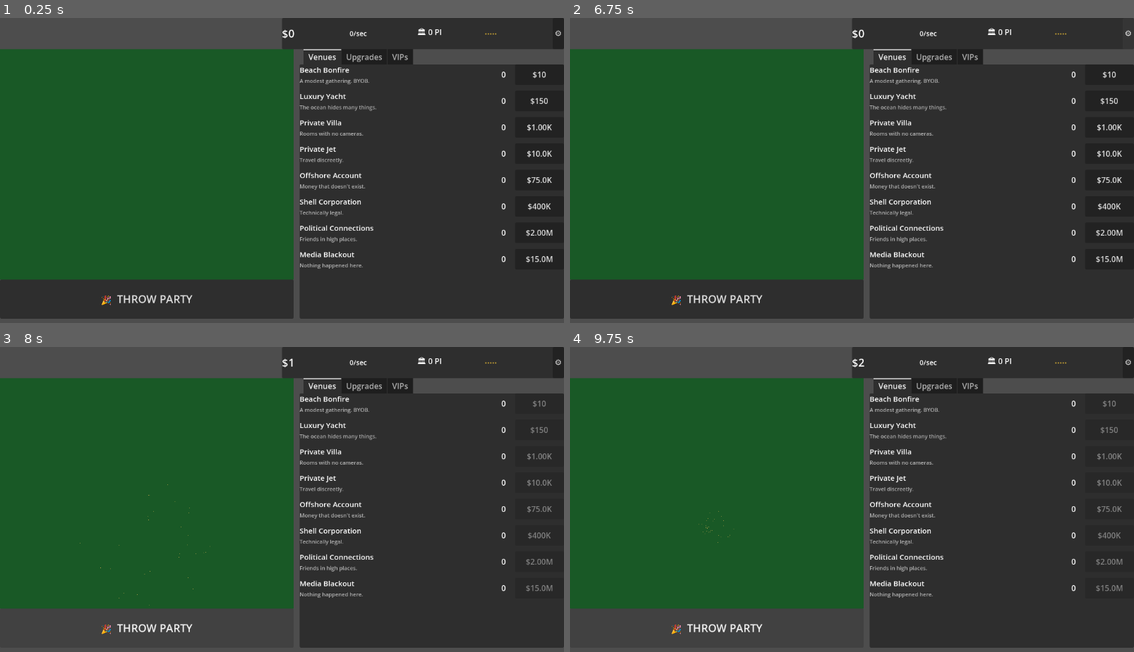
Above: before the commit, frames 1-4 (two rows, left to right).
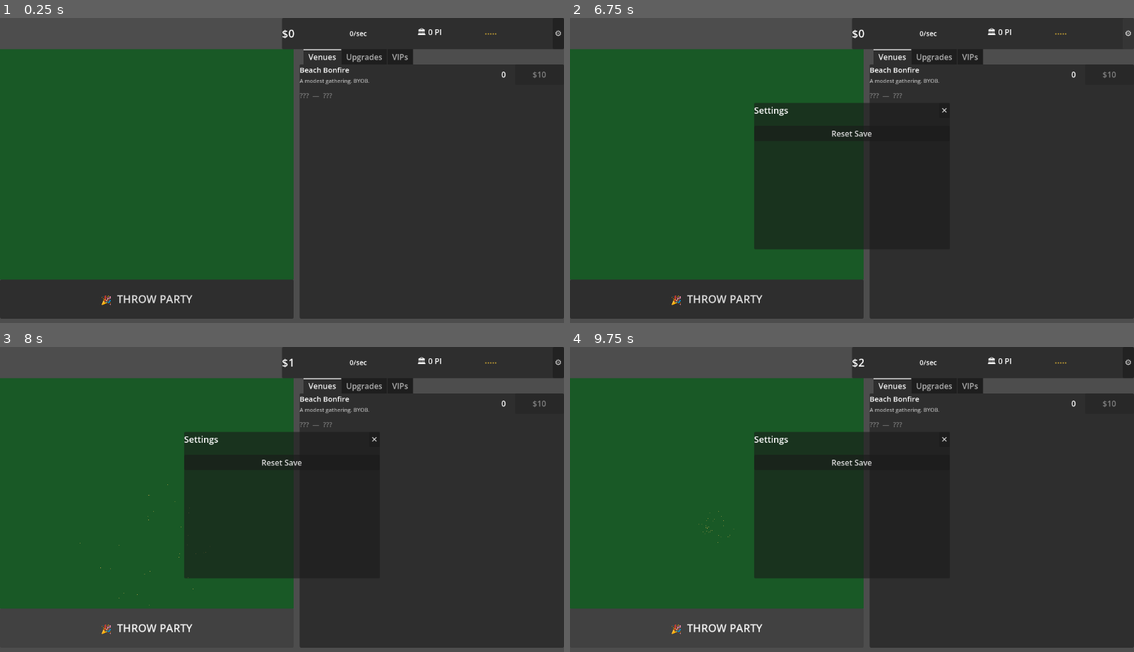
Above: after the commit, the same moments.

Repository: jhughesofficial/island-game
Game: Godot game, scene res://scenes/Main.tscn
Two runs of this game, one before a commit and one after it. Both use one fixed random seed, a clock stepped at 60 frames per second and the inputs below.
Inputs (mouse positions are in pixels of both pictures, inside the frame that each line leads up to):
- Up to frame 1 (0.25 s): no input
- Up to frame 2 (6.75 s): click (1111, 75) at 0.5 s, where only the run before the commit has a clickable "$10"; click (1111, 100) at 1.25 s, where only the run before the commit has a clickable "$150"; click (1111, 127) at 2 s, where only the run before the commit has a clickable "$1.00K"; click (1111, 152) at 2.75 s, where only the run before the commit has a clickable "$10.0K"; click (1111, 179) at 3.5 s, where only the run before the commit has a clickable "$75.0K"; click (1111, 207) at 4.25 s, where only the run before the commit has a clickable "$400K"; click (1111, 231) at 5 s, where only the run before the commit has a clickable "$2.00M"; click (1111, 258) at 5.75 s, where only the run before the commit has a clickable "$15.0M"; click "⚙" at 6.5 s
- Up to frame 3 (8 s): click "🎉 THROW PARTY" at 7.25 s
- Up to frame 4 (9.75 s): click (942, 438) at 8 s, where only the run after the commit has a clickable "✕"; click "⚙" at 8.75 s; click "🎉 THROW PARTY" at 9.5 s

The runs differ from the first frame. In frame 1, 1.7% of the frame differs, in the area x 53-98%, y 17-83%; in frame 2, 12%, in the area x 32-98%, y 17-83%; in frame 3, 11%; in frame 4, 11%.

Commit message:
fix: progressive reveal (??? rows), settings button, reset clears island sprites, game_reset signal, debug retire buttons

Diff:
--- a/scenes/components/DebugPanel.tscn
+++ b/scenes/components/DebugPanel.tscn
@@ -37,3 +37,11 @@
 
 [node name="AddPI" type="Button" parent="VBoxContainer"]
 text = "+500 PI"
+
+[node name="Sep2" type="HSeparator" parent="VBoxContainer"]
+
+[node name="TestRetire" type="Button" parent="VBoxContainer"]
+text = "Test: Retire Win"
+
+[node name="TestSuicide" type="Button" parent="VBoxContainer"]
+text = "Test: Suicide End"
--- a/scripts/autoloads/GameState.gd
+++ b/scripts/autoloads/GameState.gd
@@ -23,6 +23,7 @@
 signal upgrade_purchased(upgrade_id: String)
 signal vip_recruited(vip_id: String)
 signal game_over_triggered(ending: String)  # "arrested"
+signal game_reset()
 
 # ── Cached Rates (rebuilt on state change) ──────────────────────
 var _income_per_second: float = 0.0
@@ -284,7 +285,9 @@
 	upgrades_purchased = {}
 	vips_recruited = {}
 	_rebuild_rates()
-	money_changed.emit(money)
+	game_reset.emit()
+	money_changed.emit(money)
+	lifetime_money_changed.emit(lifetime_money)
 	heat_changed.emit(heat)
 	pi_changed.emit(political_influence)
 	if FileAccess.file_exists(SAVE_PATH):
--- a/scripts/components/debug_panel.gd
+++ b/scripts/components/debug_panel.gd
@@ -15,6 +15,8 @@
 	$VBoxContainer/MaxHeat.pressed.connect(_on_max_heat)
 	$VBoxContainer/ResetHeat.pressed.connect(_on_reset_heat)
 	$VBoxContainer/AddPI.pressed.connect(_on_add_pi)
+	$VBoxContainer/TestRetire.pressed.connect(_on_test_retire)
+	$VBoxContainer/TestSuicide.pressed.connect(_on_test_suicide)
 
 func _unhandled_input(event: InputEvent) -> void:
 	if event is InputEventKey and event.pressed and not event.echo:
@@ -47,3 +49,9 @@
 func _on_add_pi() -> void:
 	GameState.political_influence += 500
 	GameState.pi_changed.emit(GameState.political_influence)
+
+func _on_test_retire() -> void:
+	GameState.game_over_triggered.emit("retired")
+
+func _on_test_suicide() -> void:
+	GameState.game_over_triggered.emit("suicide")
--- a/scripts/components/island_map.gd
+++ b/scripts/components/island_map.gd
@@ -31,10 +31,20 @@
 
 func _ready() -> void:
 	GameState.venue_count_changed.connect(_on_venue_count_changed)
+	GameState.game_reset.connect(_sync_from_state)
 	throw_btn.pressed.connect(_on_throw_party)
+	_sync_from_state()
+
+func _sync_from_state() -> void:
+	# Clear existing sprites
+	for node in _venue_nodes.values():
+		node.queue_free()
+	_venue_nodes.clear()
+	# Re-add from current state
 	for venue_id in GameState.venue_counts:
 		if GameState.venue_counts[venue_id] > 0:
 			_show_venue(venue_id)
+
 
 func _on_venue_count_changed(venue_id: String, count: int) -> void:
 	if count == 1:
--- a/scripts/components/status_bar.gd
+++ b/scripts/components/status_bar.gd
@@ -10,6 +10,7 @@
 	GameState.money_changed.connect(_on_money_changed)
 	GameState.pi_changed.connect(_on_pi_changed)
 	GameState.heat_changed.connect(_on_heat_changed)
+	settings_btn.pressed.connect(_on_settings_btn_pressed)
 	_refresh_all()
 
 func _refresh_all() -> void:
--- a/scripts/components/upgrade_panel.gd
+++ b/scripts/components/upgrade_panel.gd
@@ -7,16 +7,23 @@
 	_data_node = load("res://scripts/data/UpgradeData.gd").new()
 	GameState.lifetime_money_changed.connect(_on_lifetime_changed)
 	GameState.upgrade_purchased.connect(_on_upgrade_purchased)
+	GameState.money_changed.connect(_on_money_changed)
 	_refresh_list()
 
 func _refresh_list() -> void:
 	for child in list.get_children():
 		child.queue_free()
-	for upg in _data_node.UPGRADES:
-		if not GameState.upgrade_is_available(upg.id):
-			continue
-		var row := _make_row(upg)
-		list.add_child(row)
+
+	var upgrades: Array = _data_node.UPGRADES
+	var shown_locked := false
+	for upg in upgrades:
+		if upgrades_purchased.get(upg.id, false):
+			continue  # already bought, skip
+		if GameState.upgrade_is_available(upg.id):
+			list.add_child(_make_row(upg))
+		elif not shown_locked:
+			list.add_child(_make_mystery_row())
+			shown_locked = true
 
 func _make_row(upg: Dictionary) -> HBoxContainer:
 	var row := HBoxContainer.new()
@@ -36,11 +43,23 @@
 	row.add_child(info)
 
 	var btn := Button.new()
+	btn.name = "BuyBtn"
 	btn.text = NumberFormatter.format(upg.cost)
 	btn.custom_minimum_size = Vector2(100, 0)
 	btn.disabled = GameState.money < upg.cost
 	btn.pressed.connect(_on_buy.bind(upg.id))
 	row.add_child(btn)
+	return row
+
+func _make_mystery_row() -> HBoxContainer:
+	var row := HBoxContainer.new()
+	row.name = "upg_mystery"
+	var lbl := Label.new()
+	lbl.text = "???  —  ???"
+	lbl.modulate = Color(0.5, 0.5, 0.5)
+	lbl.add_theme_font_size_override("font_size", 14)
+	lbl.size_flags_horizontal = Control.SIZE_EXPAND_FILL
+	row.add_child(lbl)
 	return row
 
 func _on_buy(upgrade_id: String) -> void:
@@ -51,3 +70,14 @@
 
 func _on_upgrade_purchased(_id: String) -> void:
 	_refresh_list()
+
+func _on_money_changed(money: float) -> void:
+	for upg in _data_node.UPGRADES:
+		var row = list.get_node_or_null("upg_" + upg.id)
+		if row == null:
+			continue
+		row.get_node("BuyBtn").disabled = money < upg.cost
+
+# Helper to check already purchased (mirrors GameState)
+var upgrades_purchased: Dictionary:
+	get: return GameState.upgrades_purchased
--- a/scripts/components/venue_panel.gd
+++ b/scripts/components/venue_panel.gd
@@ -8,11 +8,29 @@
 	_build_list()
 	GameState.money_changed.connect(_on_money_changed)
 	GameState.venue_count_changed.connect(_on_venue_changed)
+	GameState.game_reset.connect(_build_list)
 
 func _build_list() -> void:
-	for venue in _data_node.VENUES:
-		var row := _make_row(venue)
-		list.add_child(row)
+	for child in list.get_children():
+		child.queue_free()
+
+	var venues: Array = _data_node.VENUES
+	var last_owned_index: int = -1
+	for i in range(venues.size()):
+		if GameState.venue_counts.get(venues[i].id, 0) > 0:
+			last_owned_index = i
+
+	# Show owned + one next + one ??? placeholder
+	var show_up_to: int = last_owned_index + 1  # index of first unowned to show fully
+	var has_hidden: bool = show_up_to + 1 < venues.size()
+
+	for i in range(venues.size()):
+		var venue = venues[i]
+		if i <= show_up_to:
+			list.add_child(_make_row(venue))
+		elif i == show_up_to + 1 and has_hidden:
+			list.add_child(_make_mystery_row())
+			break  # only one ??? row
 
 func _make_row(venue: Dictionary) -> HBoxContainer:
 	var row := HBoxContainer.new()
@@ -22,57 +40,52 @@
 	var info := VBoxContainer.new()
 	info.name = "Info"
 	info.size_flags_horizontal = Control.SIZE_EXPAND_FILL
-
 	var name_lbl := Label.new()
 	name_lbl.name = "NameLabel"
 	name_lbl.text = venue.name
 	name_lbl.add_theme_font_size_override("font_size", 15)
 	info.add_child(name_lbl)
-
 	var sub_lbl := Label.new()
 	sub_lbl.name = "SubLabel"
 	sub_lbl.text = venue.flavor
 	sub_lbl.add_theme_font_size_override("font_size", 11)
 	sub_lbl.modulate = Color(0.7, 0.7, 0.7)
 	info.add_child(sub_lbl)
-
 	row.add_child(info)
 
 	var count_lbl := Label.new()
 	count_lbl.name = "CountLabel"
-	count_lbl.text = "0"
+	count_lbl.text = str(GameState.venue_counts.get(venue.id, 0))
 	count_lbl.custom_minimum_size = Vector2(30, 0)
 	count_lbl.horizontal_alignment = HORIZONTAL_ALIGNMENT_CENTER
 	row.add_child(count_lbl)
 
 	var buy_btn := Button.new()
 	buy_btn.name = "BuyBtn"
-	buy_btn.text = NumberFormatter.format(venue.base_cost)
+	buy_btn.text = NumberFormatter.format(GameState.venue_cost(venue.id))
 	buy_btn.custom_minimum_size = Vector2(100, 0)
+	buy_btn.disabled = GameState.money < GameState.venue_cost(venue.id)
 	buy_btn.pressed.connect(_on_buy_pressed.bind(venue.id))
 	row.add_child(buy_btn)
 
 	return row
 
+func _make_mystery_row() -> HBoxContainer:
+	var row := HBoxContainer.new()
+	row.name = "row_mystery"
+	var lbl := Label.new()
+	lbl.text = "???  —  ???"
+	lbl.modulate = Color(0.5, 0.5, 0.5)
+	lbl.add_theme_font_size_override("font_size", 14)
+	lbl.size_flags_horizontal = Control.SIZE_EXPAND_FILL
+	row.add_child(lbl)
+	return row
+
 func _on_buy_pressed(venue_id: String) -> void:
 	GameState.buy_venue(venue_id)
 
-func _on_money_changed(amount: float) -> void:
-	_refresh_buttons(amount)
-
-func _on_venue_changed(venue_id: String, count: int) -> void:
-	var row = list.get_node_or_null("row_" + venue_id)
-	if row == null:
-		return
-	row.get_node("CountLabel").text = str(count)
-	row.get_node("BuyBtn").text = NumberFormatter.format(GameState.venue_cost(venue_id))
-	for venue in _data_node.VENUES:
-		if venue.id == venue_id:
-			var income: float = venue.base_income * count
-			row.get_node("Info/SubLabel").text = "%s  |  %s" % [venue.flavor, NumberFormatter.format_rate(income)]
-			break
-
-func _refresh_buttons(money: float) -> void:
+func _on_money_changed(money: float) -> void:
+	# Update buy button disabled states without full rebuild
 	for venue in _data_node.VENUES:
 		var row = list.get_node_or_null("row_" + venue.id)
 		if row == null:
@@ -80,3 +93,17 @@
 		var cost: float = GameState.venue_cost(venue.id)
 		row.get_node("BuyBtn").disabled = money < cost
 		row.get_node("BuyBtn").text = NumberFormatter.format(cost)
+
+func _on_venue_changed(venue_id: String, count: int) -> void:
+	# Rebuild to potentially reveal next venue
+	_build_list()
+	# Update rate label on the changed row
+	var row = list.get_node_or_null("row_" + venue_id)
+	if row == null:
+		return
+	row.get_node("CountLabel").text = str(count)
+	for venue in _data_node.VENUES:
+		if venue.id == venue_id:
+			var income: float = venue.base_income * count
+			row.get_node("Info/SubLabel").text = "%s  |  %s" % [venue.flavor, NumberFormatter.format_rate(income)]
+			break
--- a/scripts/components/vip_panel.gd
+++ b/scripts/components/vip_panel.gd
@@ -7,16 +7,23 @@
 	_data_node = load("res://scripts/data/VIPData.gd").new()
 	GameState.lifetime_money_changed.connect(_on_lifetime_changed)
 	GameState.vip_recruited.connect(_on_vip_recruited)
+	GameState.money_changed.connect(_on_money_changed)
 	_refresh_list()
 
 func _refresh_list() -> void:
 	for child in list.get_children():
 		child.queue_free()
-	for vip in _data_node.VIPS:
-		if not GameState.vip_is_available(vip.id):
-			continue
-		var row := _make_row(vip)
-		list.add_child(row)
+
+	var vips: Array = _data_node.VIPS
+	var shown_locked := false
+	for vip in vips:
+		if GameState.vips_recruited.get(vip.id, false):
+			continue  # already recruited, skip
+		if GameState.vip_is_available(vip.id):
+			list.add_child(_make_row(vip))
+		elif not shown_locked:
+			list.add_child(_make_mystery_row())
+			shown_locked = true
 
 func _make_row(vip: Dictionary) -> HBoxContainer:
 	var row := HBoxContainer.new()
@@ -36,11 +43,23 @@
 	row.add_child(info)
 
 	var btn := Button.new()
+	btn.name = "BuyBtn"
 	btn.text = NumberFormatter.format(vip.cost)
 	btn.custom_minimum_size = Vector2(110, 0)
 	btn.disabled = GameState.money < vip.cost
 	btn.pressed.connect(_on_recruit.bind(vip.id))
 	row.add_child(btn)
+	return row
+
+func _make_mystery_row() -> HBoxContainer:
+	var row := HBoxContainer.new()
+	row.name = "vip_mystery"
+	var lbl := Label.new()
+	lbl.text = "???  —  ???"
+	lbl.modulate = Color(0.5, 0.5, 0.5)
+	lbl.add_theme_font_size_override("font_size", 14)
+	lbl.size_flags_horizontal = Control.SIZE_EXPAND_FILL
+	row.add_child(lbl)
 	return row
 
 func _on_recruit(vip_id: String) -> void:
@@ -51,3 +70,10 @@
 
 func _on_vip_recruited(_id: String) -> void:
 	_refresh_list()
+
+func _on_money_changed(money: float) -> void:
+	for vip in _data_node.VIPS:
+		var row = list.get_node_or_null("vip_" + vip.id)
+		if row == null:
+			continue
+		row.get_node("BuyBtn").disabled = money < vip.cost
Not shown, added: scripts/autoloads/GameState.gd.uid
Not shown, added: scripts/components/game_over.gd.uid
Not shown, added: scripts/components/island_map.gd.uid
Not shown, added: scripts/components/main.gd.uid
Not shown, added: scripts/components/settings_panel.gd.uid
Not shown, added: scripts/components/status_bar.gd.uid
Not shown, added: scripts/components/tab_panel.gd.uid
Not shown, added: scripts/components/upgrade_panel.gd.uid
Not shown, added: scripts/components/venue_panel.gd.uid
Not shown, added: scripts/components/vip_panel.gd.uid
Not shown, added: scripts/data/UpgradeData.gd.uid
Not shown, added: scripts/data/VIPData.gd.uid
(and 2 more such lines)
